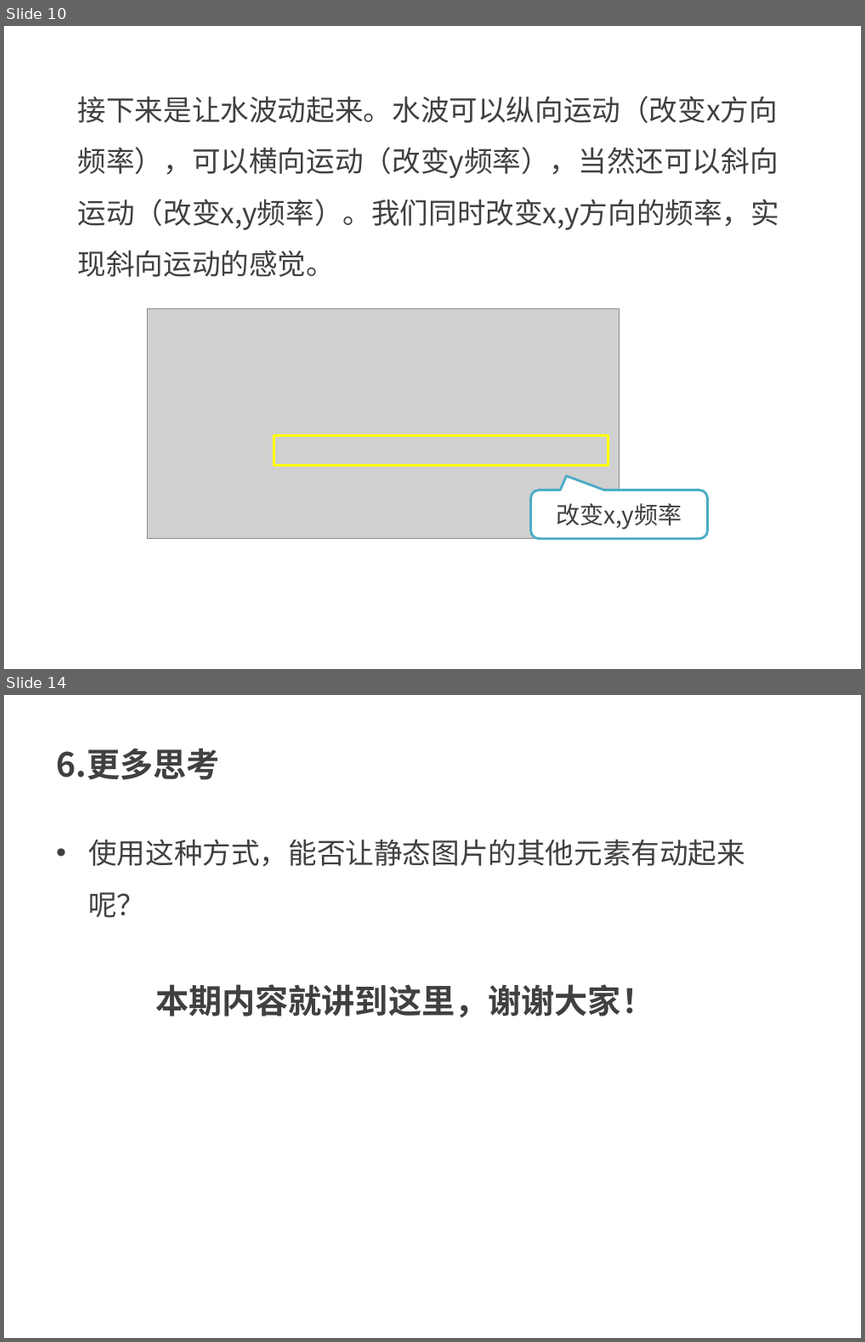
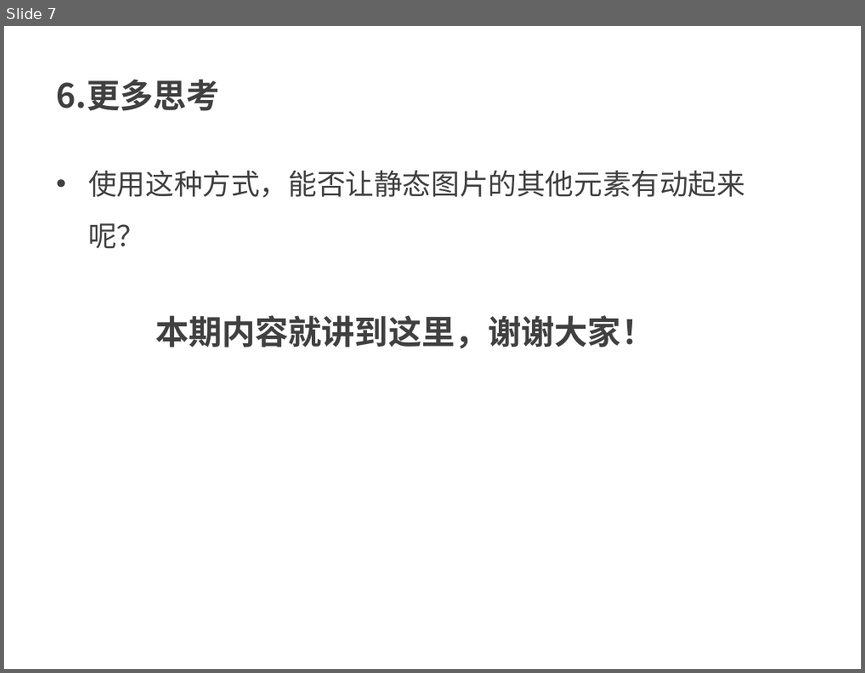
Before and after one commit to kong66/webAni, a slide deck: 17-svg-filter-text-screen/17.pptx. Shown one above the other, each under a label of ours: slides 10 and 14 before the commit, slide 7 after it; the slides between them are not shown. The pictures are 865x1342 and 865x673 pixels, drawn with LibreOffice and Linux fonts; fonts in the diff are those of the drawing; grey boxes stand for pictures. Boxes give left, top, right and bottom in pixels: in the first picture for what was removed or moved away, otherwise in the second. Text is boxed around its words. In the diff, an @@ line names an element or a change of style, - is before the commit and + after.

```diff
--- a/17-svg-filter-text-screen/17.pptx
+++ b/17-svg-filter-text-screen/17.pptx
@@ slide 10 removed at bbox=[4, 26, 861, 669], background #FFFFFF @@
@@ text removed at bbox=[78, 96, 779, 277] @@
-接下来是让水波动起来。水波可以纵向运动（改变x方向频率），可以横向运动（改变y频率），当然还可以斜向运动（改变x,y频率）。我们同时改变x,y方向的频率，实现斜向运动的感觉。
@@ picture removed at bbox=[148, 309, 619, 539] @@
@@ rectangle removed at bbox=[274, 435, 608, 465] @@
@@ rounded speech box removed at bbox=[531, 489, 708, 539] @@
-改变x,y频率
@@ what was slide 14 is now slide 7 @@
```
Also in this commit, not shown: 4 slides changed, 2 slides added, 8 other slides removed, 2 other files.
